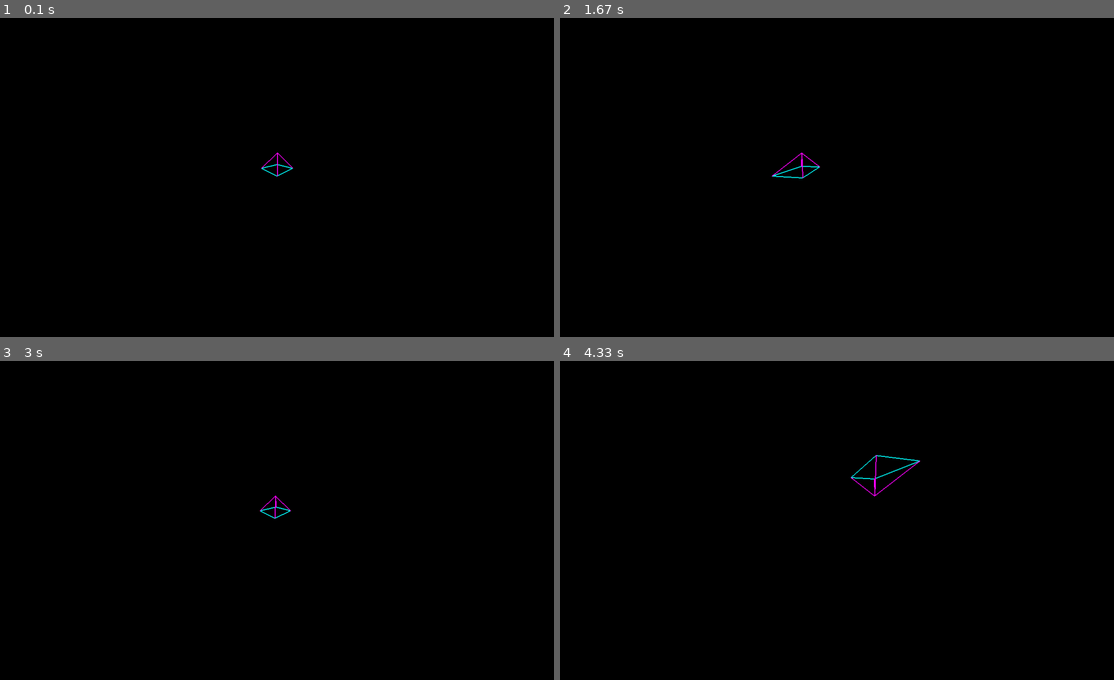
Above: before the commit, frames 1-4 (two rows, left to right).
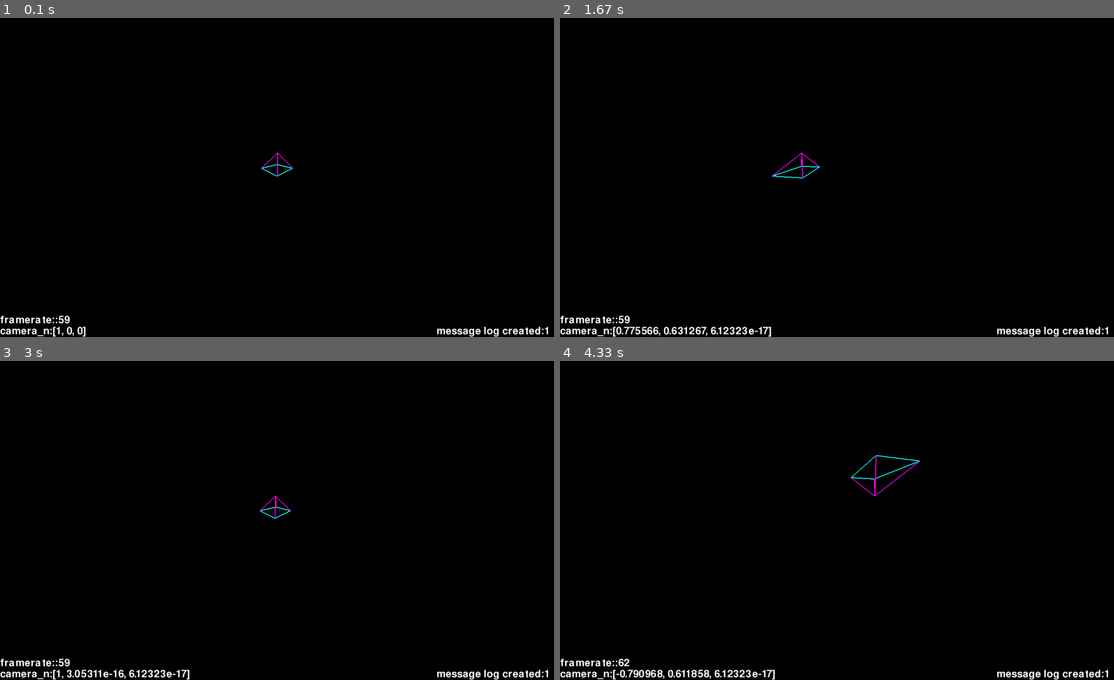
Above: after the commit, the same moments.

Repository: MathewKJ2048/pygame-template
Game: pygame game, started from src/main.py
Two runs of this game, one before a commit and one after it. Both use one fixed random seed, a clock stepped at 60 frames per second and the inputs below.
Inputs:
- Up to frame 1 (0.1 s): no input
- Up to frame 2 (1.67 s): hold Right 0.33-0.8 s; hold Up 0.83-1.13 s; hold Right 1.17-1.63 s
- Up to frame 3 (3 s): hold Left 1.67-2.2 s; hold Down 2.23-2.53 s; hold Left 2.57-2.97 s
- Up to frame 4 (4.33 s): hold Up 3-3.37 s; hold Right 3.4-4.03 s; hold Down from 4.07 s (still down)

The runs differ from the first frame. In frame 1, 0.6% of the frame differs, in the area x 0-99%, y 93-100%; in frame 2, 1.0%; in frame 3, 0.9%; in frame 4, 1.0%.

Commit message:
debug render

Diff:
--- a/src/game.py
+++ b/src/game.py
@@ -13,10 +13,11 @@
 			o.evolve(dt,self)
 		self.camera.r+=self.camera.v*dt
 
-		self.debug_logs()
+		self.debug_logs(dt)
 
 	def exit(self):
 		self.running = False
 
-	def debug_logs(self):
+	def debug_logs(self,dt):
+		log("framerate:",round(1/dt))
 		log("camera_n",self.camera.n)
--- a/src/lib.py
+++ b/src/lib.py
@@ -23,24 +23,27 @@
 sin = math.sin
 
 CLOCK = pygame.time.Clock()
+pygame.font.init()
+DEFAULT_FONT = pygame.font.Font(None, 32)
 
 debug_transcript = {}
-message_log = {}
+message_log = ["message log created"]
 
 def get_debug_transcript():
 	global debug_transcript
 	return debug_transcript
 
+def get_message_log():
+	global message_log
+	return message_log
+
 def log(key,value):
 	global debug_transcript
 	debug_transcript[key]=value
 
-def pri(message):
+def msg(message):
 	global message_log
-	if message in message_log:
-		message_log[message] = 1
-	else:
-		message_log[message]+=1
+	message_log.append(message)
 
 # Use physics convention for theta and phi
 def unit_vector(theta,phi=PI/2):
--- a/src/main.py
+++ b/src/main.py
@@ -9,11 +9,6 @@
 	pygame.display.set_icon(pygame.image.load("assets/icon.ico"))
 	screen = pygame.display.set_mode((WIDTH, HEIGHT))
 	return screen
-
-
-def print_logs(dt):
-	log("framerate:",round(1/dt))
-	print(get_debug_transcript())
 
 
 def play():
@@ -32,6 +27,5 @@
 		game.evolve(dt)
 		screen.blit(render(game),(0,0))
 		pygame.display.flip()
-		print_logs(dt)
 
 play()
--- a/src/render.py
+++ b/src/render.py
@@ -10,13 +10,50 @@
 	Y = camera.zoom*component_up/component_dist
 	return (WIDTH/2+X,HEIGHT/2-Y)
 
+def debug_transcript_text():
+	d = get_debug_transcript()
+	s = ""
+	for k in d:
+		s+=k+":"+str(d[k])+"\n"
+	return s
+
+def message_log_text():
+	ml = get_message_log()
+	messages = ["placeholder"]
+	nums = [0]
+	for m in ml:
+		top = messages[-1]
+		if m == top:
+			nums[-1]+=1
+		else:
+			messages.append(m)
+			nums.append(1)
+	s = ""
+	for i in range(1,len(messages)):
+		s+=messages[i]+":"+str(nums[i])+"\n"
+	return s
+
+
+
 def render_object(o,camera,surface):
 	for p in o.get_lines():
 		pygame.draw.line(surface,p.color,project(p.start,camera),project(p.end,camera),width=p.thickness)
+
+def render_debug_data(surface):
+	text_surface = DEFAULT_FONT.render(debug_transcript_text(), True, (255, 255, 255))
+	text_rect = text_surface.get_rect()
+	text_rect.center = (text_rect.width//2, HEIGHT - text_rect.height//2)
+	surface.blit(text_surface,text_rect)
+	text_surface = DEFAULT_FONT.render(message_log_text(), True, (255, 255, 255))
+	text_rect = text_surface.get_rect()
+	text_rect.center = (WIDTH - text_rect.width//2, HEIGHT - text_rect.height//2)
+	surface.blit(text_surface,text_rect)
+	pass
 
 def render(game):
 	surface = pygame.Surface((WIDTH,HEIGHT))
 	surface.fill(BACKGROUND)
 	for o in game.objects:
 		render_object(o,game.camera,surface)
+	render_debug_data(surface)
 	return surface
Not shown, changed: Makefile
